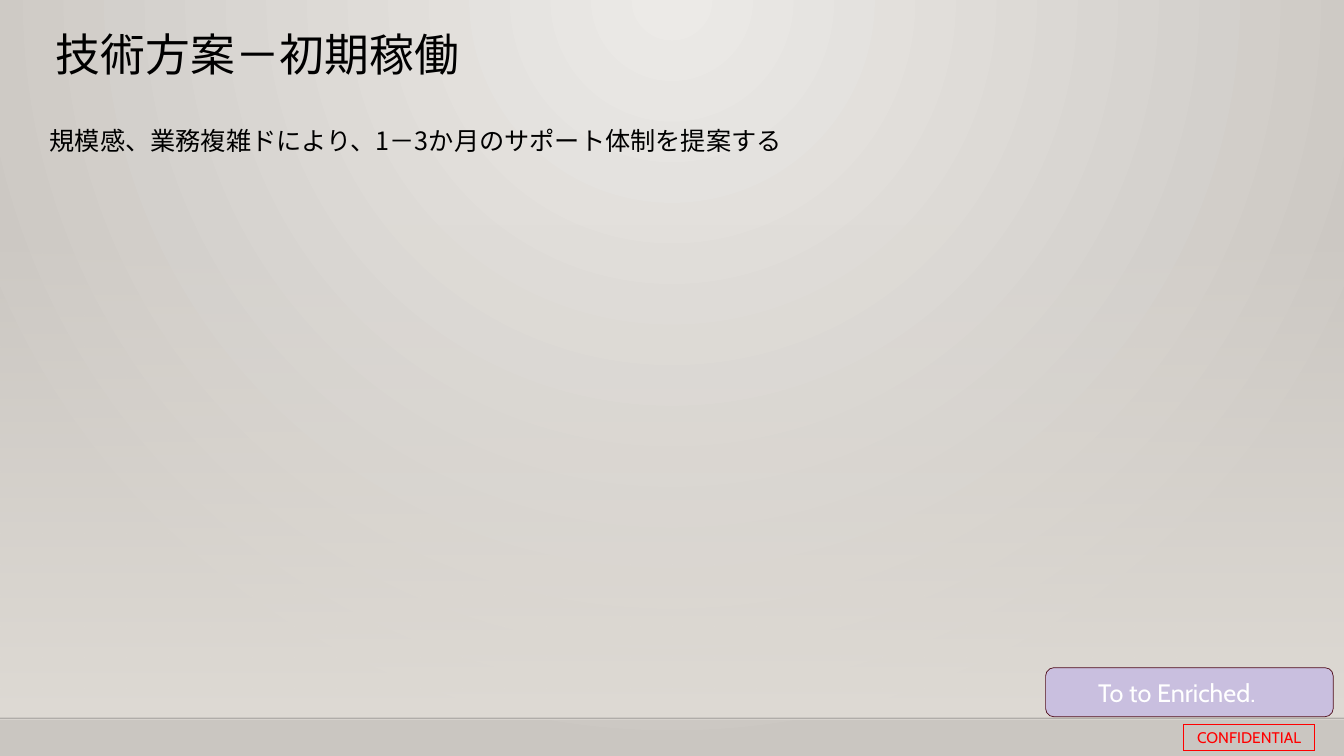
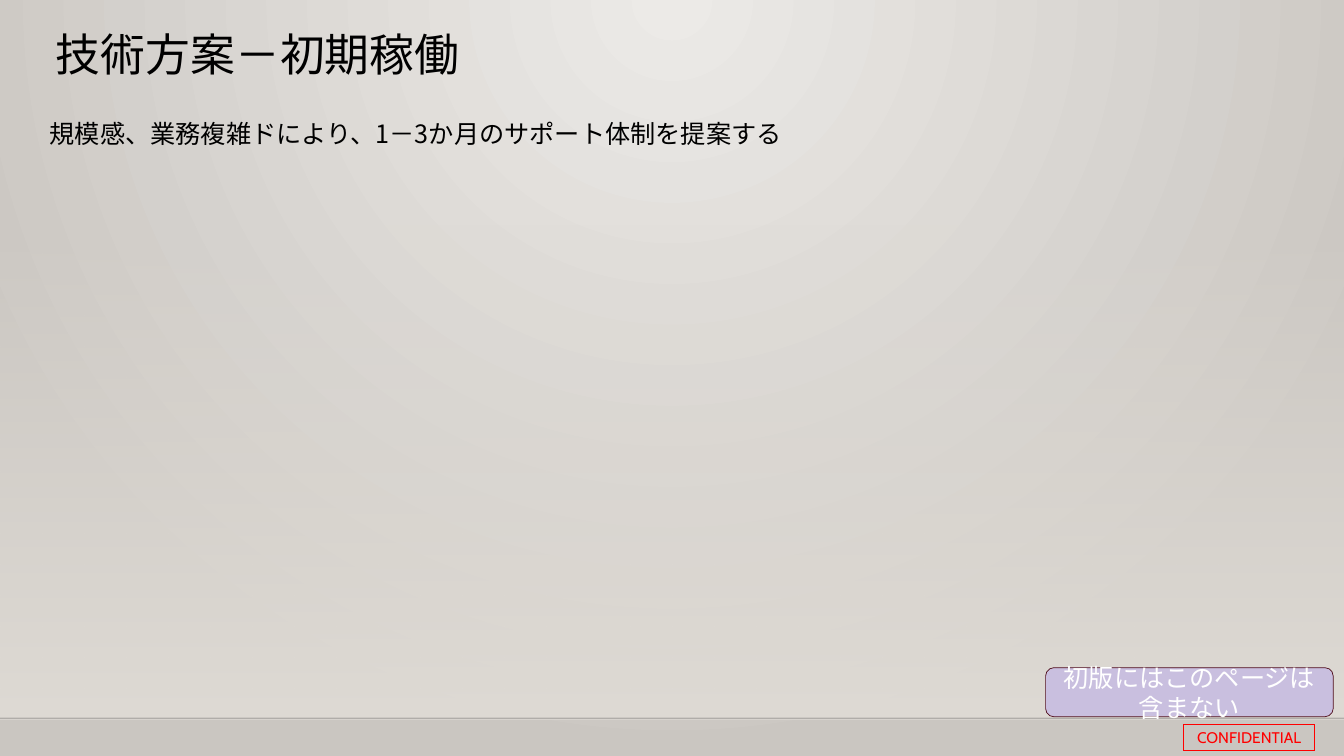
Before and after one commit to 0494938/Notes--CMS-Online, a slide deck: slide 32 of Notesアプリ刷新プロジェクト提案見積もり.pptx (slide 16 before the commit). Drawn at 1344x756 pixels with LibreOffice and Linux fonts; fonts in the diff are those of the drawing; background and template pictures are left out. Boxes give left, top, right and bottom in pixels: in the first picture for what was removed or moved away, otherwise in the second. Text is boxed around its words. In the diff, an @@ line names an element or a change of style, - is before the commit and + after.

```diff
--- a/Notesアプリ刷新プロジェクト提案見積もり.pptx
+++ b/Notesアプリ刷新プロジェクト提案見積もり.pptx
@@ text "規模感、業務複雑ドにより、1－3か月のサポート体制を提案する": place and size @@
-text "規模感、業務複雑ドにより、1－3か月のサポート体制を提案する" at [50, 128, 782, 152]
+text "規模感、業務複雑ドにより、1－3か月のサポート体制を提案する" at [50, 121, 782, 145]
@@ text in rounded rectangle at [1064, 666, 1315, 719]: text changed @@
-To to Enriched.
+初版にはこのページは含まない
```
Also in this commit, not shown: 14 other slides changed, 7 slides added, 2 slides removed, 2 other files.
